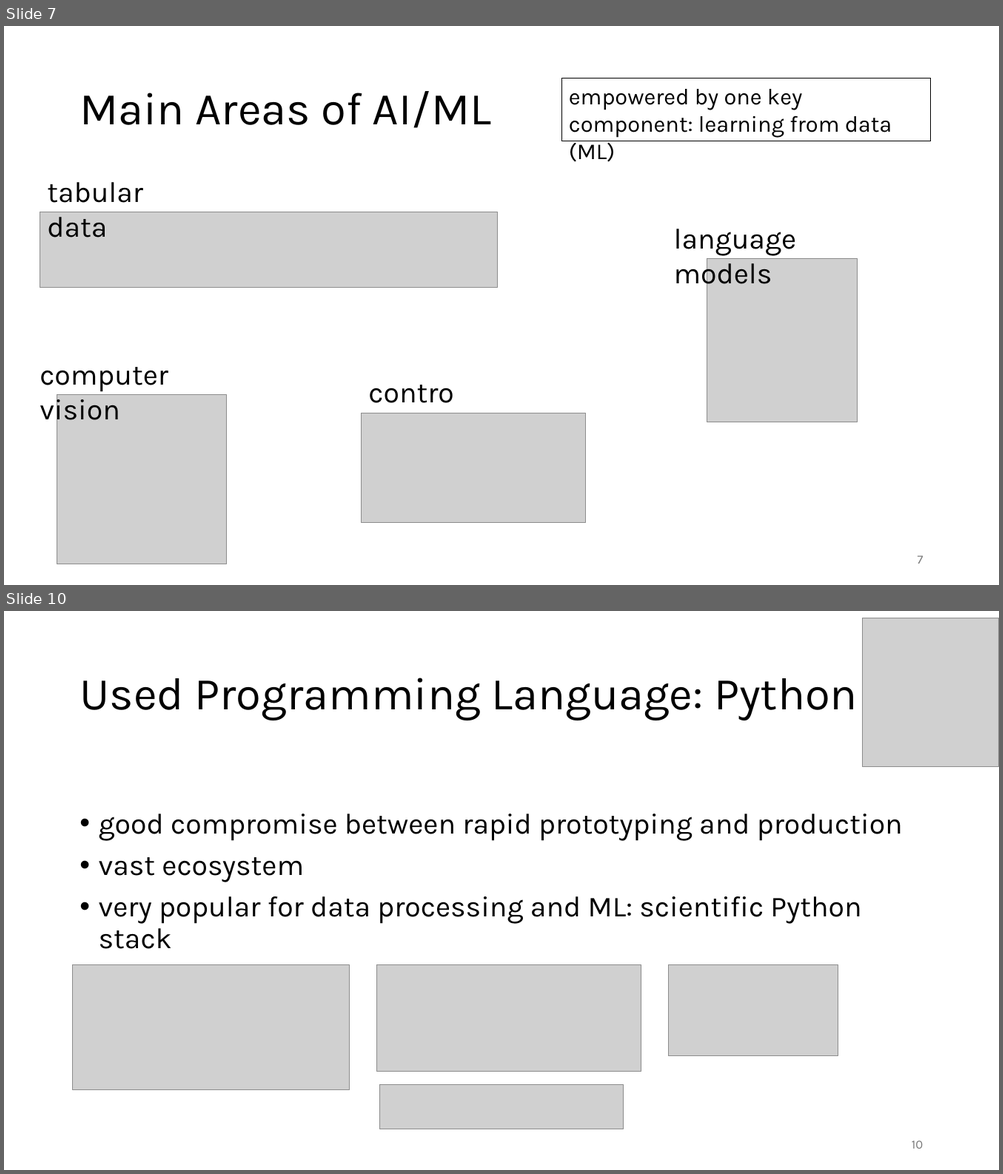
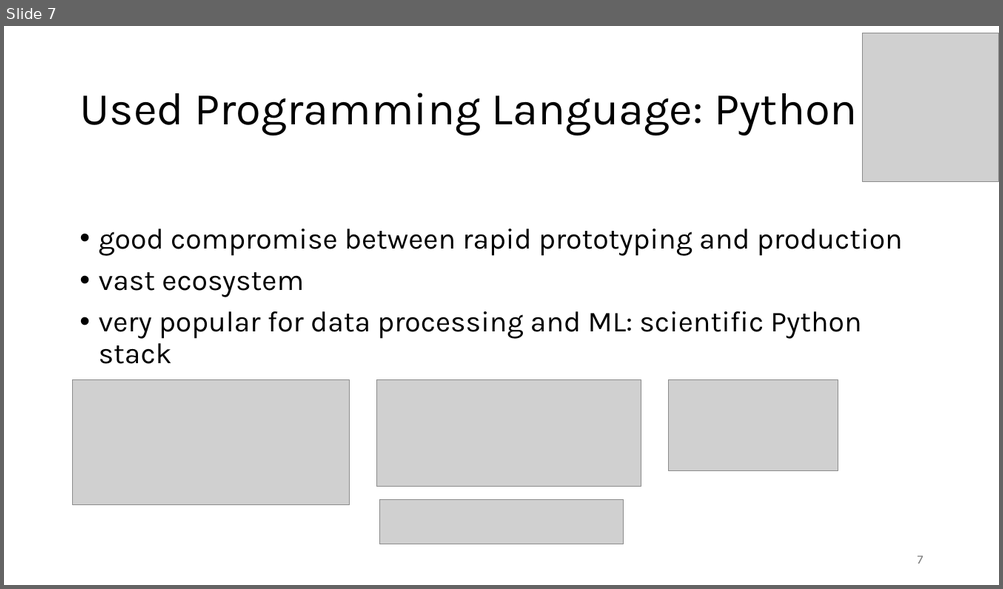
Before and after one commit to FelixWick/computer_vision, a slide deck: slides/0_introduction.pptx. Shown one above the other, each under a label of ours: slides 7 and 10 before the commit, slide 7 after it; the slides between them are not shown. The pictures are 1003x1174 and 1003x589 pixels, drawn with LibreOffice and Linux fonts; fonts in the diff are those of the drawing; grey boxes stand for pictures. Boxes give left, top, right and bottom in pixels: in the first picture for what was removed or moved away, otherwise in the second. Text is boxed around its words. In the diff, an @@ line names an element or a change of style, - is before the commit and + after.

```diff
--- a/slides/0_introduction.pptx
+++ b/slides/0_introduction.pptx
@@ slide 7 removed at [4, 26, 999, 585], background #FFFFFF @@
@@ title removed at [79, 91, 491, 128] @@
-Main Areas of AI/ML
@@ rectangle removed at [561, 79, 930, 141] @@
-empowered by one key component: learning from data (ML)
@@ text removed at [47, 182, 143, 238] @@
-tabular data
@@ picture removed at [40, 212, 497, 288] @@
@@ text removed at [674, 229, 797, 291] @@
-language models
@@ picture removed at [707, 259, 856, 422] @@
@@ text removed at [40, 367, 168, 427] @@
-computer vision
@@ text removed at [361, 371, 466, 413] @@
-control
@@ picture removed at [57, 395, 226, 565] @@
@@ picture removed at [361, 413, 586, 523] @@
@@ page number removed at [917, 556, 923, 564] @@
-7
@@ what was slide 10 is now slide 7 @@
@@ page number at [917, 556, 923, 564]: text changed @@
-10
+7
```
Also in this commit, not shown: 1 slide changed, 2 other slides removed, 3 other files.
